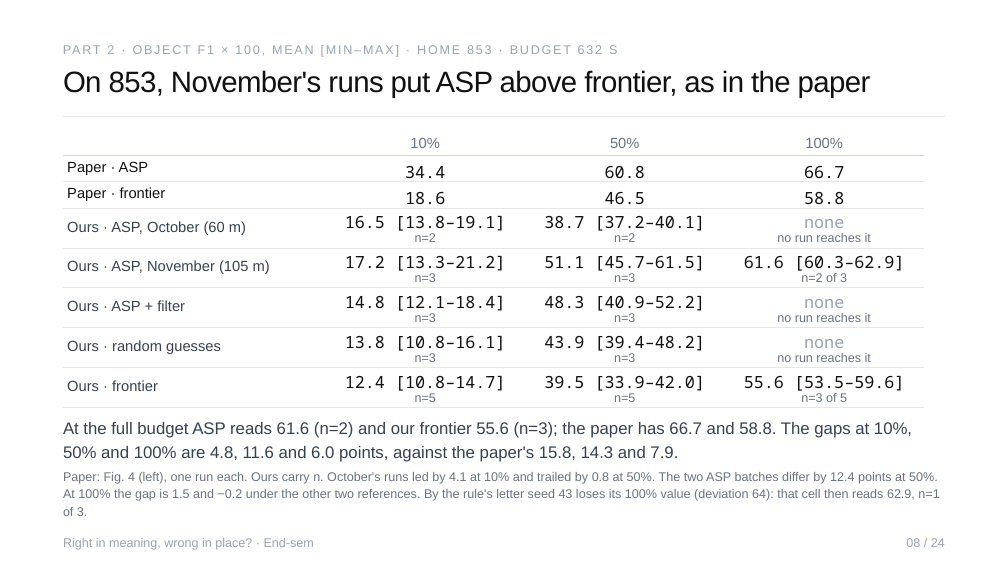
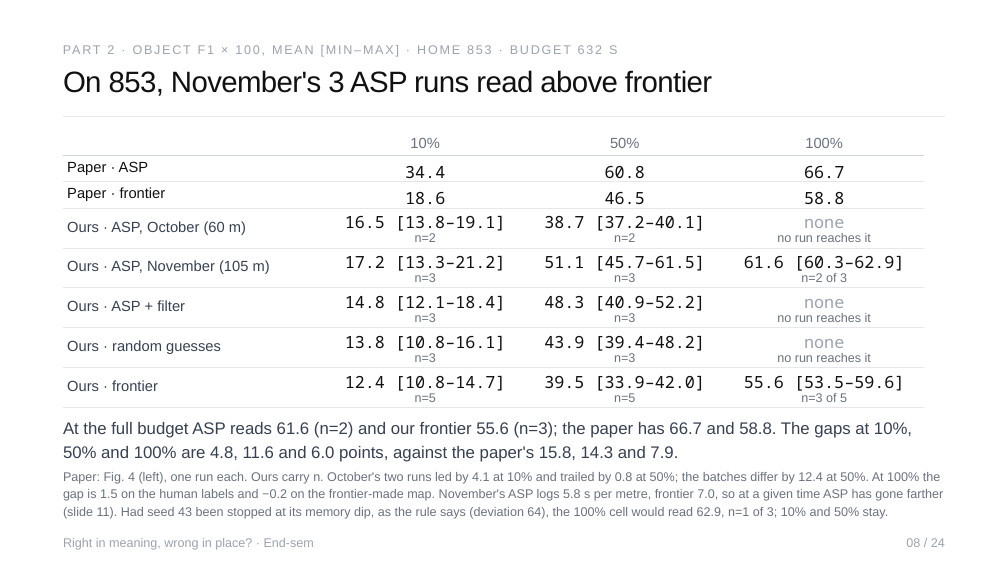
Before and after one commit to Sher110106/validity-aware-active-semantic-exploration, a slide deck: slide 8 of docs/endsem_2026-11/ASP_Endsem.pptx. Drawn at 1008x567 pixels with LibreOffice and Linux fonts; fonts in the diff are those of the drawing. Boxes give left, top, right and bottom in pixels: in the first picture for what was removed or moved away, otherwise in the second. Text is boxed around its words. In the diff, an @@ line names an element or a change of style, - is before the commit and + after.

```diff
--- a/docs/endsem_2026-11/ASP_Endsem.pptx
+++ b/docs/endsem_2026-11/ASP_Endsem.pptx
@@ text at [63, 70, 712, 96]: text changed @@
-On 853, November's runs put ASP above frontier, as in the paper
+On 853, November's 3 ASP runs read above frontier
@@ text at [63, 472, 943, 519]: text changed @@
-Paper: Fig. 4 (left), one run each. Ours carry n. October's runs led by 4.1 at 10% and trailed by 0.8 at 50%. The two ASP batches differ by 12.4 points at 50%. At 100% the gap is 1.5 and −0.2 under the other two references. By the rule's letter seed 43 loses its 100% value (deviation 64): that cell then reads 62.9, n=1 of 3.
+Paper: Fig. 4 (left), one run each. Ours carry n. October's two runs led by 4.1 at 10% and trailed by 0.8 at 50%; the batches differ by 12.4 at 50%. At 100% the gap is 1.5 on the human labels and −0.2 on the frontier-made map. November's ASP logs 5.8 s per metre, frontier 7.0, so at a given time ASP has gone farther (slide 11). Had seed 43 been stopped at its memory dip, as the rule says (deviation 64), the 100% cell would read 62.9, n=1 of 3; 10% and 50% stay.
```
Also in this commit, not shown: 4 other slides changed, 5 other files.
